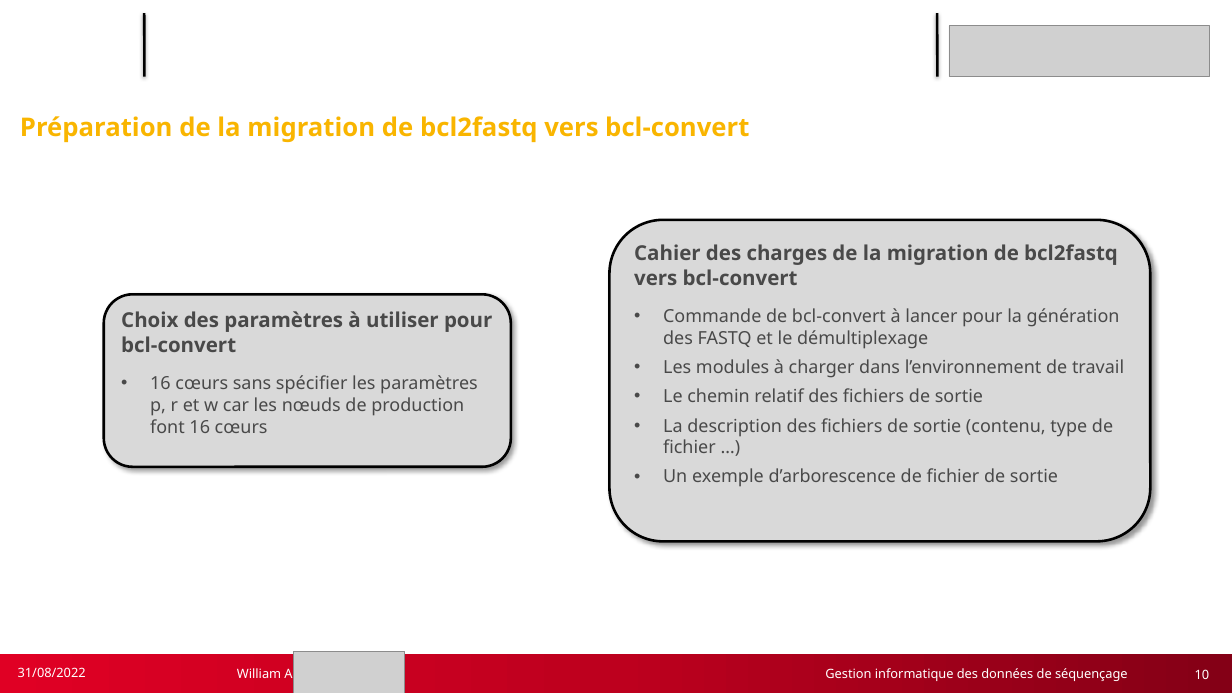
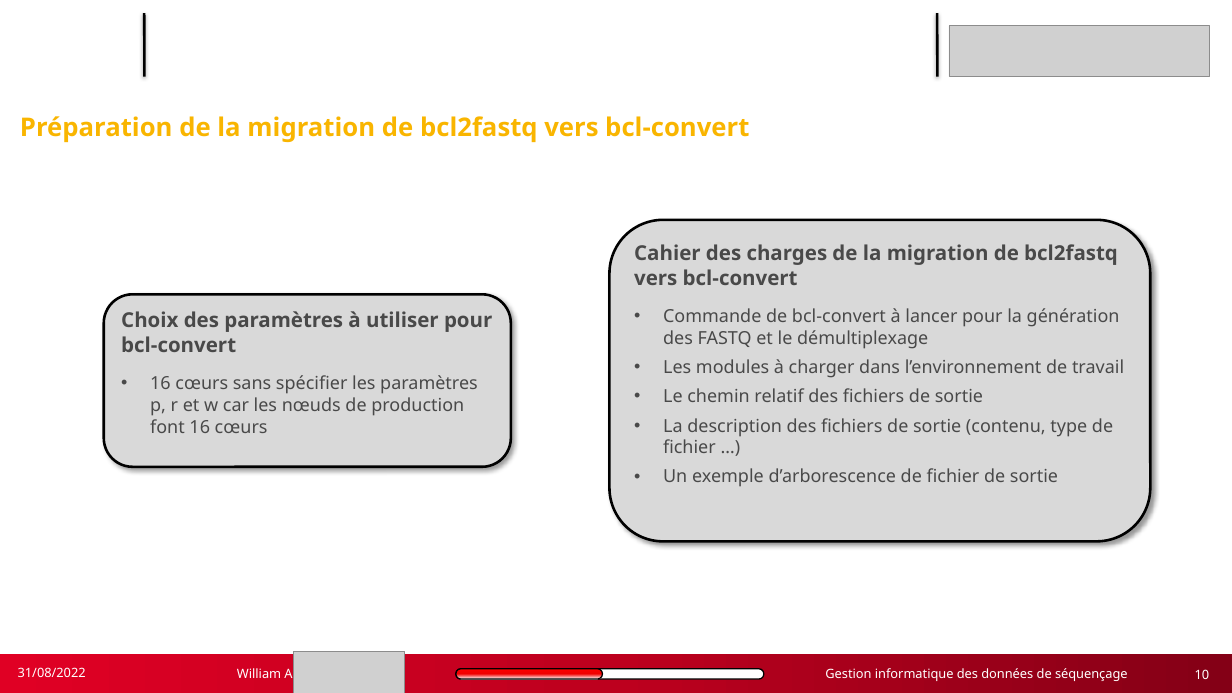
Before and after one commit to w2994a/cahier_labo_cns, a slide deck: slide 10 of M1_IPFB/soutenance/soutenance_3/slides_soutenance_final_1er_annee.pptx. Drawn at 1232x693 pixels with LibreOffice and Linux fonts; fonts in the diff are those of the drawing; grey boxes stand for pictures; background and template pictures are left out. Boxes give left, top, right and bottom in pixels: in the first picture for what was removed or moved away, otherwise in the second. Text is boxed around its words. In the diff, an @@ line names an element or a change of style, - is before the commit and + after.

```diff
--- a/M1_IPFB/soutenance/soutenance_3/slides_soutenance_final_1er_annee.pptx
+++ b/M1_IPFB/soutenance/soutenance_3/slides_soutenance_final_1er_annee.pptx
@@ rounded rectangle added at box(456, 669, 763, 679), fill #FFFFFF, outline #000000 1 pt @@
@@ rounded rectangle added at box(456, 669, 603, 679), fill gradient #DC0528 to #FF0000 to #F00000 to #FFFFFF to #BE0000, outline #000000 1 pt @@
```
Also in this commit, not shown: 19 other slides changed, 3 other files.
